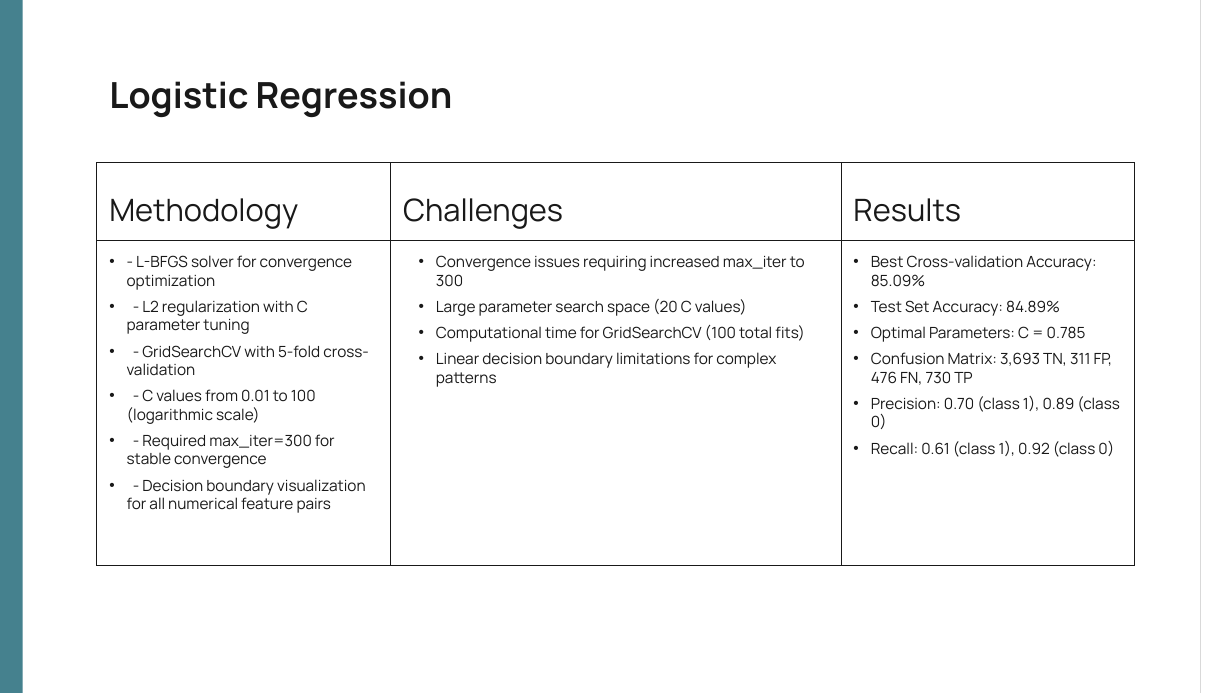
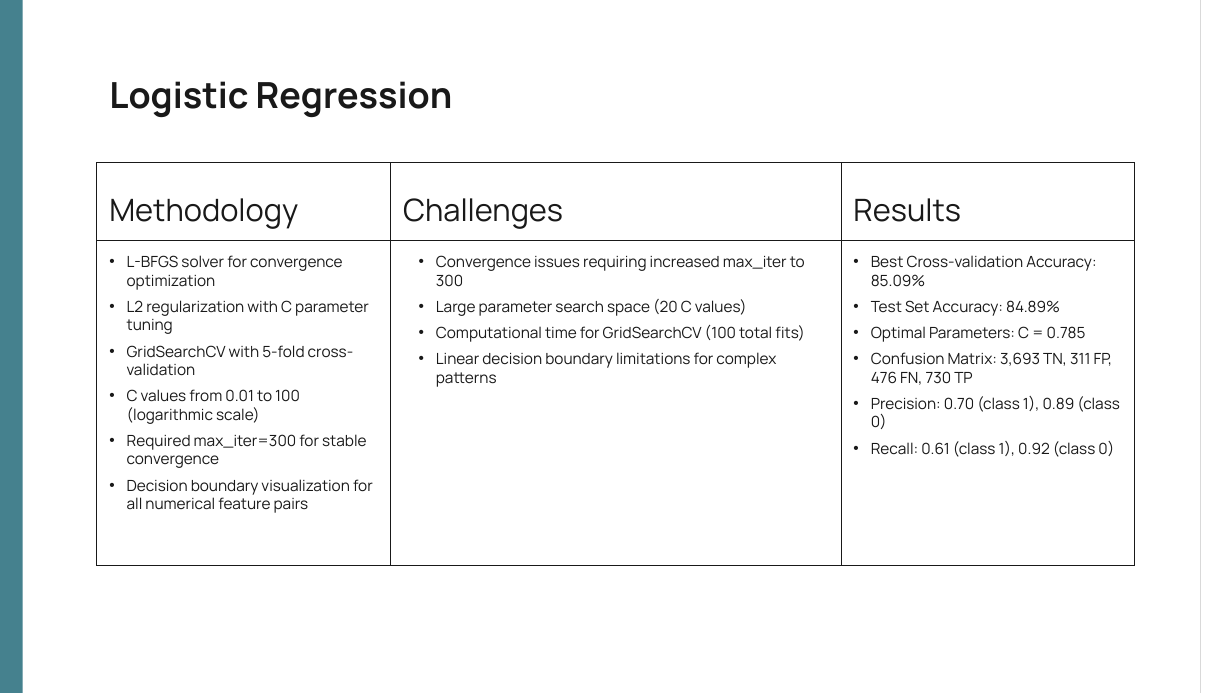
Before and after one commit to benmikeand/DASC41103_projects_team2, a slide deck: slide 12 of projects/project_1/results/Project_1_Presentation.pptx. Drawn at 1232x693 pixels with LibreOffice and Linux fonts; fonts in the diff are those of the drawing. Boxes give left, top, right and bottom in pixels: in the first picture for what was removed or moved away, otherwise in the second. Text is boxed around its words. In the diff, an @@ line names an element or a change of style, - is before the commit and + after.

```diff
--- a/projects/project_1/results/Project_1_Presentation.pptx
+++ b/projects/project_1/results/Project_1_Presentation.pptx
@@ subtitle at (x1=127, y1=255, x2=373, y2=513): text changed @@
-• - L-BFGS solver for convergence optimization
-• - L2 regularization with C parameter tuning
-• - GridSearchCV with 5-fold cross-validation
-• - C values from 0.01 to 100 (logarithmic scale)
-• - Required max_iter=300 for stable convergence
-• - Decision boundary visualization for all numerical feature pairs
+• L-BFGS solver for convergence optimization
+• L2 regularization with C parameter tuning
+• GridSearchCV with 5-fold cross-validation
+• C values from 0.01 to 100 (logarithmic scale)
+• Required max_iter=300 for stable convergence
+• Decision boundary visualization for all numerical feature pairs
```
Also in this commit, not shown: 7 other slides changed, 1 slide added, 1 slide removed, 3 other files.
